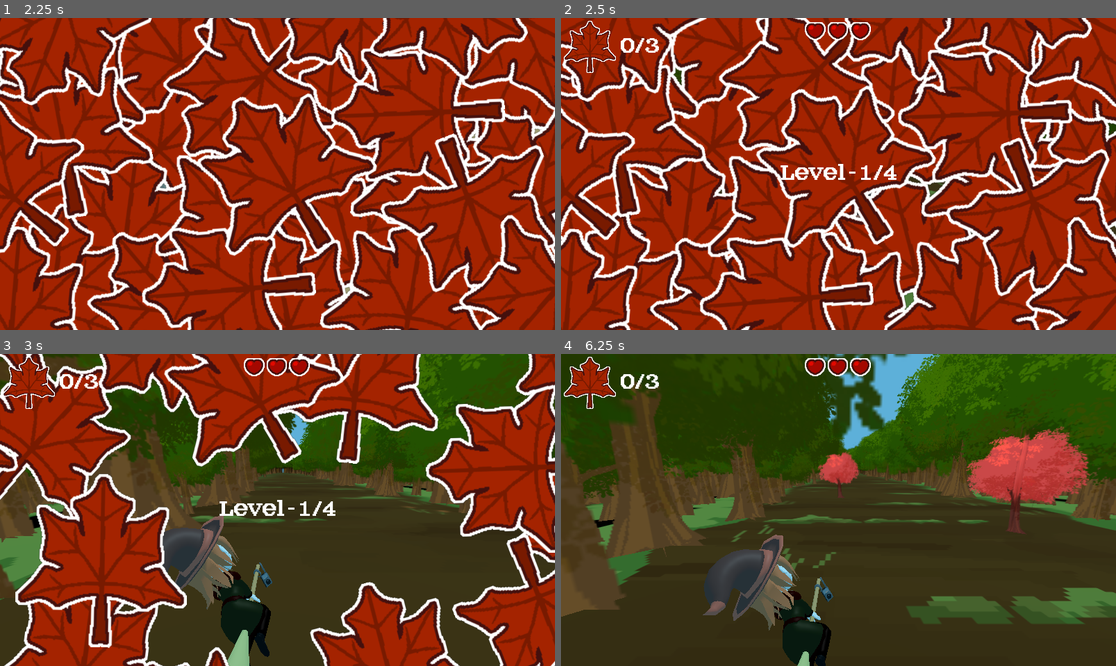
Above: before the commit, frames 1-4 (two rows, left to right).
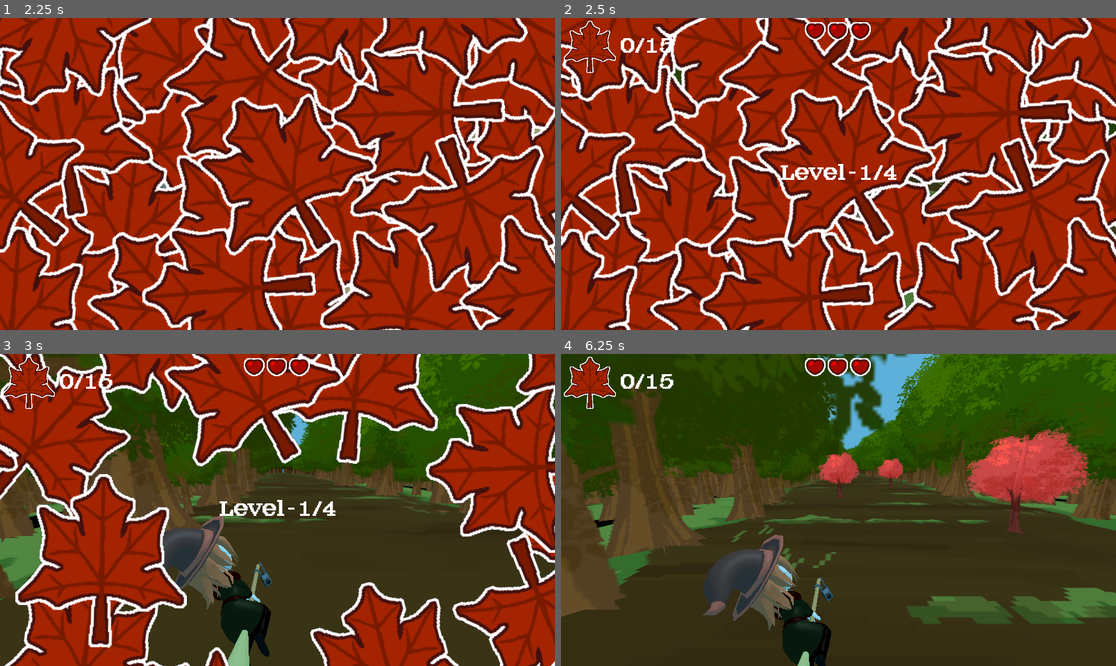
Above: after the commit, the same moments.

Repository: wewewer123/Cozy-Chaos-Fall-2025
Game: Godot game, scene res://scenes/game/GameHolder.tscn
Same seed, same stepped clock (60 frames per second), same inputs: the game is played once before the commit and once after it.
Inputs (mouse positions are in pixels of both pictures, inside the frame that each line leads up to):
- Up to frame 1 (2.25 s): tap Enter at 0.5 s; move the mouse to (399, 158) at 0.52 s; hold D (right) 0.53-1.25 s; tap T at 0.6 s; click (399, 158) at 0.67 s; click "start" at 1.25 s; click "start" at 2 s
- Up to frame 2 (2.5 s): no input
- Up to frame 3 (3 s): move the mouse to (166, 525) at 2.77 s; hold A (left) from 2.78 s (still down); tap Y at 2.85 s
- Up to frame 4 (6.25 s): move the mouse to (894, 441) at 3.52 s; release A (left) at 3.53 s; hold D (right) 3.53-5.03 s; tap one key every 0.75 s from 3.6 s: Tab T Y Tab; move the mouse to (810, 572) at 4.27 s; click (810, 572) at 4.42 s; move the mouse to (1005, 556) at 5.02 s; hold A (left) from 5.03 s (still down); move the mouse to (672, 463) at 5.77 s

Frame 1 is identical in both runs. In frame 2, 0.1% of the frame differs, in the area x 15-21%, y 6-12%; in frame 3, 0.1%; in frame 4, 0.4%, in the area x 15-62%, y 6-43%.

Commit message:
Reset difficulty and made spawning two items possible

Diff:
--- a/scripts/game/globals.gd
+++ b/scripts/game/globals.gd
@@ -1,7 +1,7 @@
 extends Node
 
 var max_player_health = 3
-var max_leaf_count = 3
+var max_leaf_count = 15
 
 var SPAWN_DIFFICULTY_MULTIPLIER = 1
 
--- a/scripts/lane_objects/Spawner.gd
+++ b/scripts/lane_objects/Spawner.gd
@@ -82,10 +82,9 @@
 
 # One-call convenience: spawns an item and an obstacle on DISTINCT lanes.
 func spawn() -> void:
-	match spawn_strategie:
-		SpawnStrategie.Single:
+	if randi_range(0, 1) == 0:
 			spawn_single()
-		SpawnStrategie.Pair:
+	else:
 			spawn_pair()
 
 	next_audio_bus_index = (next_audio_bus_index + 1) % audio_pan_effect_busses
@@ -101,13 +100,27 @@
 	await fade_in([lane_object])
 
 func spawn_pair() -> void:
-	var lane_item := _pick_lane()
-	var lane_obstacle := _pick_lane(lane_item)
+	var lane_object:CollisionObject
+	var lane_object_2:CollisionObject
 
-	var item := spawn_item(object_parent, lane_item)
-	var obstacle := spawn_obstacle(object_parent, lane_obstacle)
+	var lane = 1
+	var lane2 = 1
+	while lane == lane2:
+		lane = _pick_lane()
+		lane2 = _pick_lane()
 
-	await fade_in([item,obstacle])
+	if randi_range(0, 2) == 0:
+		lane_object = spawn_item(object_parent, lane)
+	else:
+		lane_object = spawn_obstacle(object_parent, lane)
+
+	if randi_range(0, 2) == 0:
+		lane_object_2 = spawn_item(object_parent, lane2)
+	else:
+		lane_object_2 = spawn_obstacle(object_parent, lane2)
+
+	await fade_in([lane_object])
+	fade_in([lane_object_2])
 
 func fade_in(objects : Array[CollisionObject]) -> void:
 	var t := 0.0
--- a/scripts/lane_objects/collectables/heart.gd
+++ b/scripts/lane_objects/collectables/heart.gd
@@ -5,5 +5,6 @@
 	type = CollisionType.HEART
 
 func apply_effect(player: Node3D) -> void:
+	queue_free()
 	player.incrementHealth()
 	player.witch_audio_manager.playpickUpHeartSound()
--- a/scripts/lane_objects/collectables/oakleaf.gd
+++ b/scripts/lane_objects/collectables/oakleaf.gd
@@ -5,5 +5,6 @@
 	type = CollisionType.LEAF
 
 func apply_effect(player: Node3D) -> void:
+	queue_free()
 	GameManager.player.add_leaf(1)
 	player.witch_audio_manager.playPickUpLeaf()
Not shown: 1 places in tutorial_voice_lines.tres that only renumber resources
